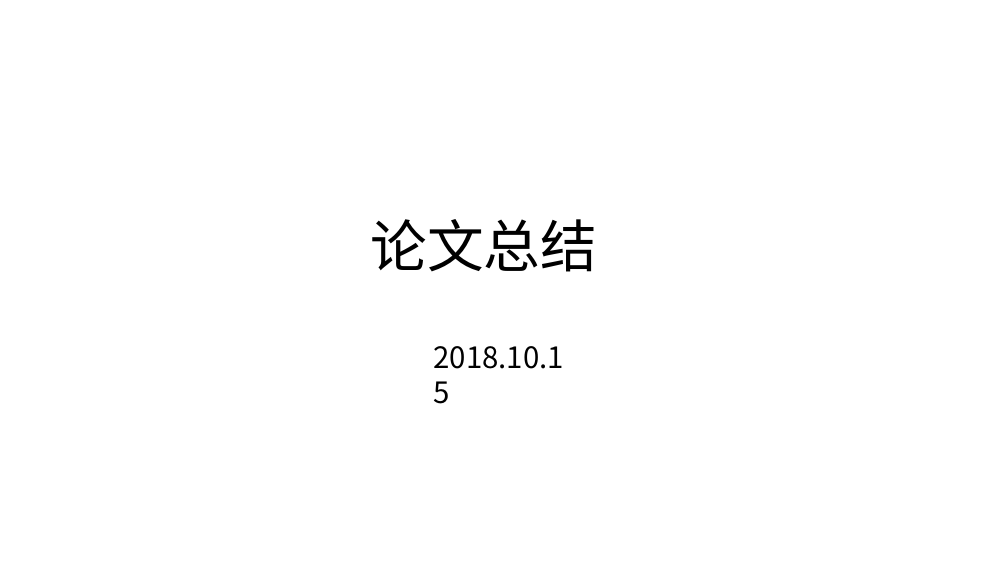
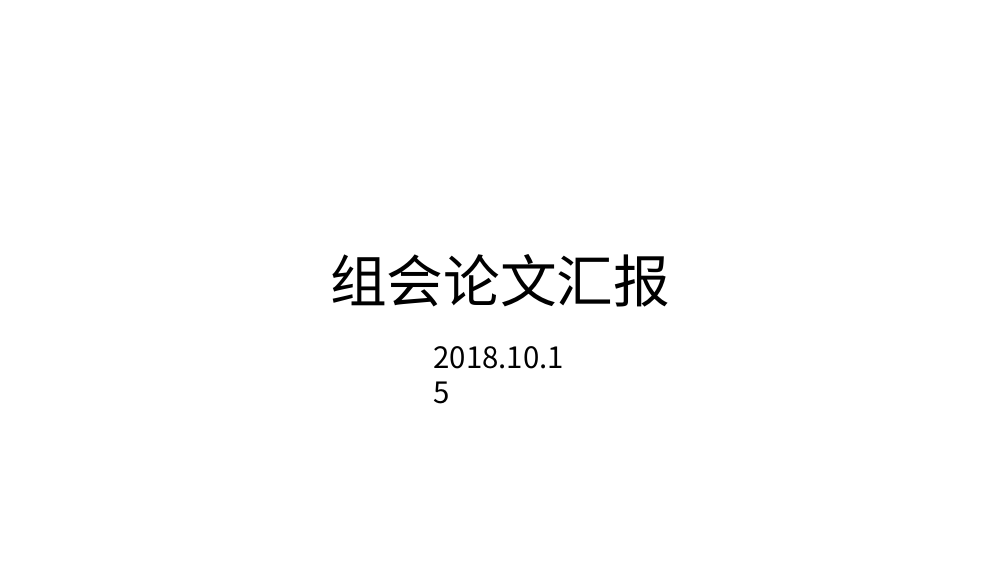
Before and after one commit to XianzhengWU/deeplearning_papernotes, a slide deck: slide 1 of 第二次组会_2018.10.15.pptx. Drawn at 1008x567 pixels with LibreOffice and Linux fonts; fonts in the diff are those of the drawing. Boxes give left, top, right and bottom in pixels: in the first picture for what was removed or moved away, otherwise in the second. Text is boxed around its words. In the diff, an @@ line names an element or a change of style, - is before the commit and + after.

```diff
--- a/第二次组会_2018.10.15.pptx
+++ b/第二次组会_2018.10.15.pptx
@@ title at (330, 254, 670, 307): text changed @@
-论文总结
+组会论文汇报
```
Also in this commit, not shown: 5 other slides changed, 3 slides added, 4 slides removed, 3 other files.
